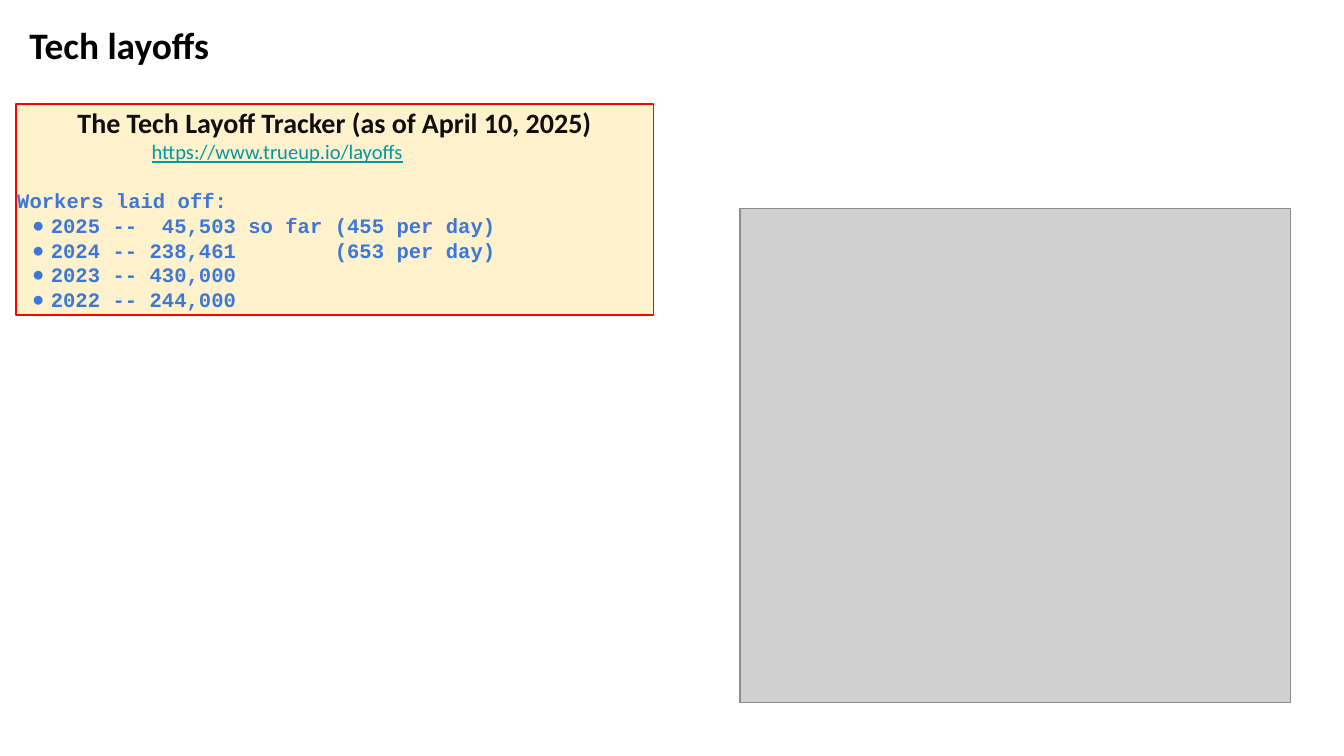
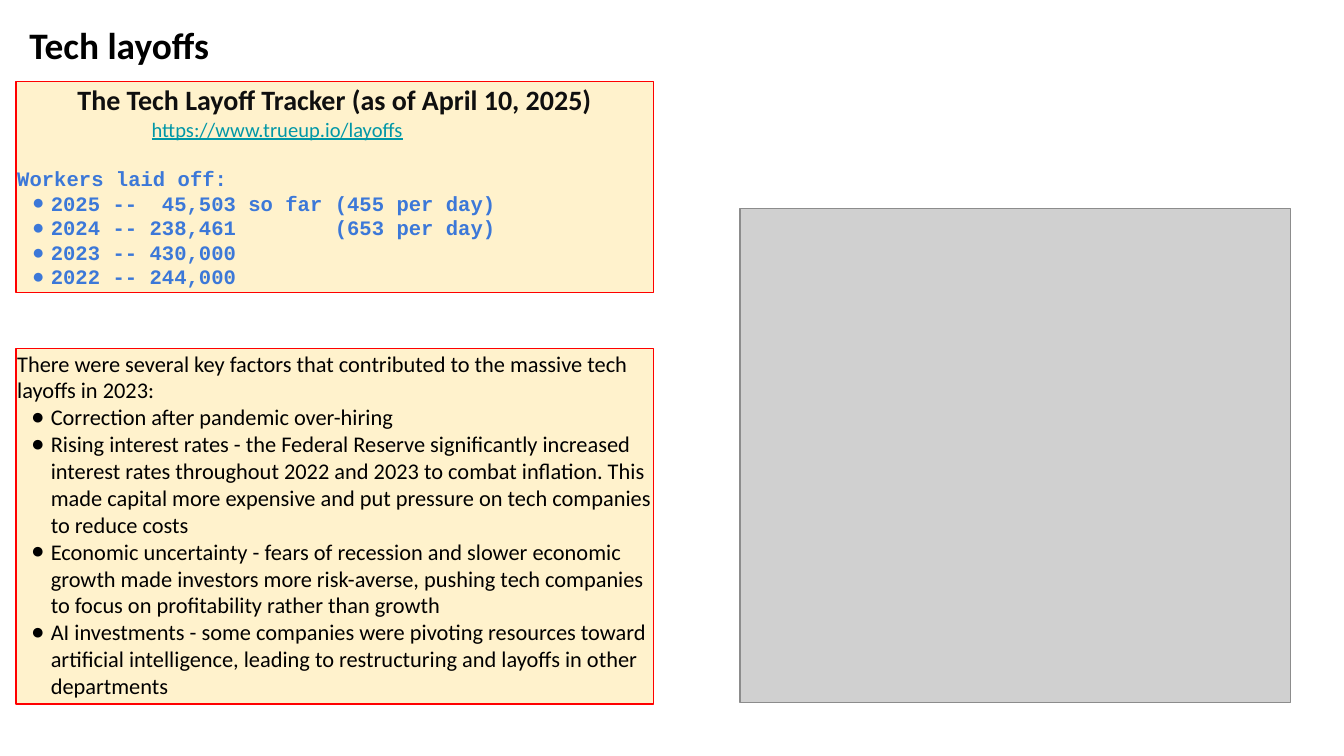
Before and after one commit to lselector/seminar, a slide deck: slide 20 of 2025/2025-04-11-AI-Updates.pptx. Drawn at 1344x756 pixels with LibreOffice and Linux fonts; fonts in the diff are those of the drawing; grey boxes stand for pictures. Boxes give left, top, right and bottom in pixels: in the first picture for what was removed or moved away, otherwise in the second. Text is boxed around its words. In the diff, an @@ line names an element or a change of style, - is before the commit and + after.

```diff
--- a/2025/2025-04-11-AI-Updates.pptx
+++ b/2025/2025-04-11-AI-Updates.pptx
@@ rectangle "The Tech Layoff Tracker (as ..." moved from (x1=16, y1=103, x2=653, y2=314) to (x1=16, y1=82, x2=653, y2=293) @@
@@ rectangle added at (x1=16, y1=348, x2=653, y2=704), fill #FFF2CC, outline #FF0000 0.75 pt, 12 pt, text #000000 @@
+There were several key factors that contributed to the massive tech layoffs in 2023:
+● Correction after pandemic over-hiring
+● Rising interest rates - the Federal Reserve significantly increased interest rates throughout 2022 and 2023 to combat inflation. This made capital more expensive and put pressure on tech companies to reduce costs
+● Economic uncertainty - fears of recession and slower economic growth made investors more risk-averse, pushing tech companies to focus on profitability rather than growth
+● AI investments - some companies were pivoting resources toward artificial intelligence, leading to restructuring and layoffs in other departments
```
Also in this commit, not shown: 7 other slides changed.
